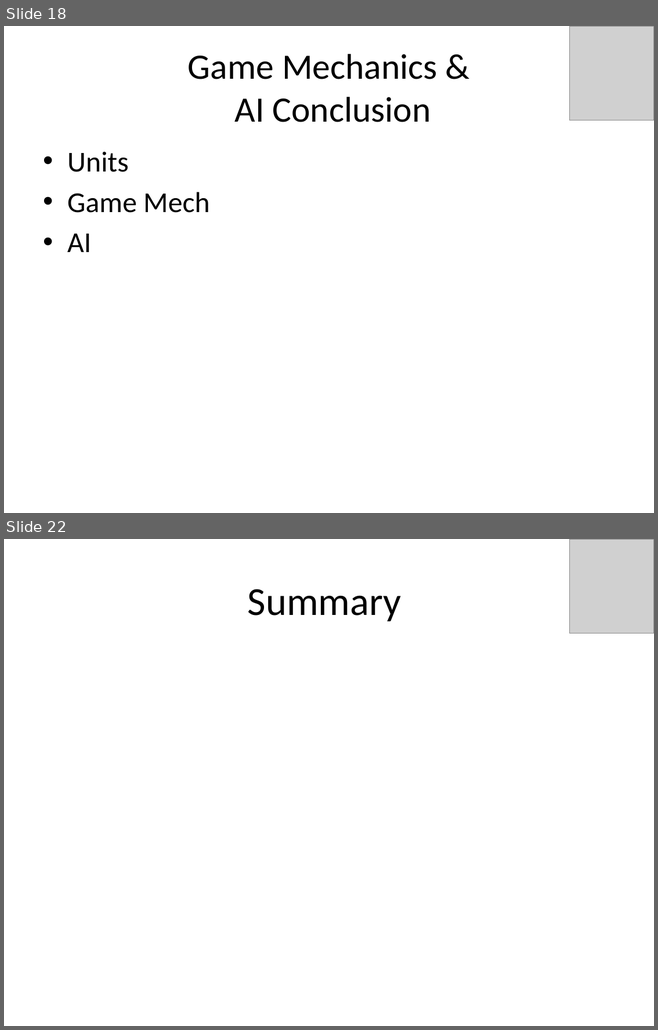
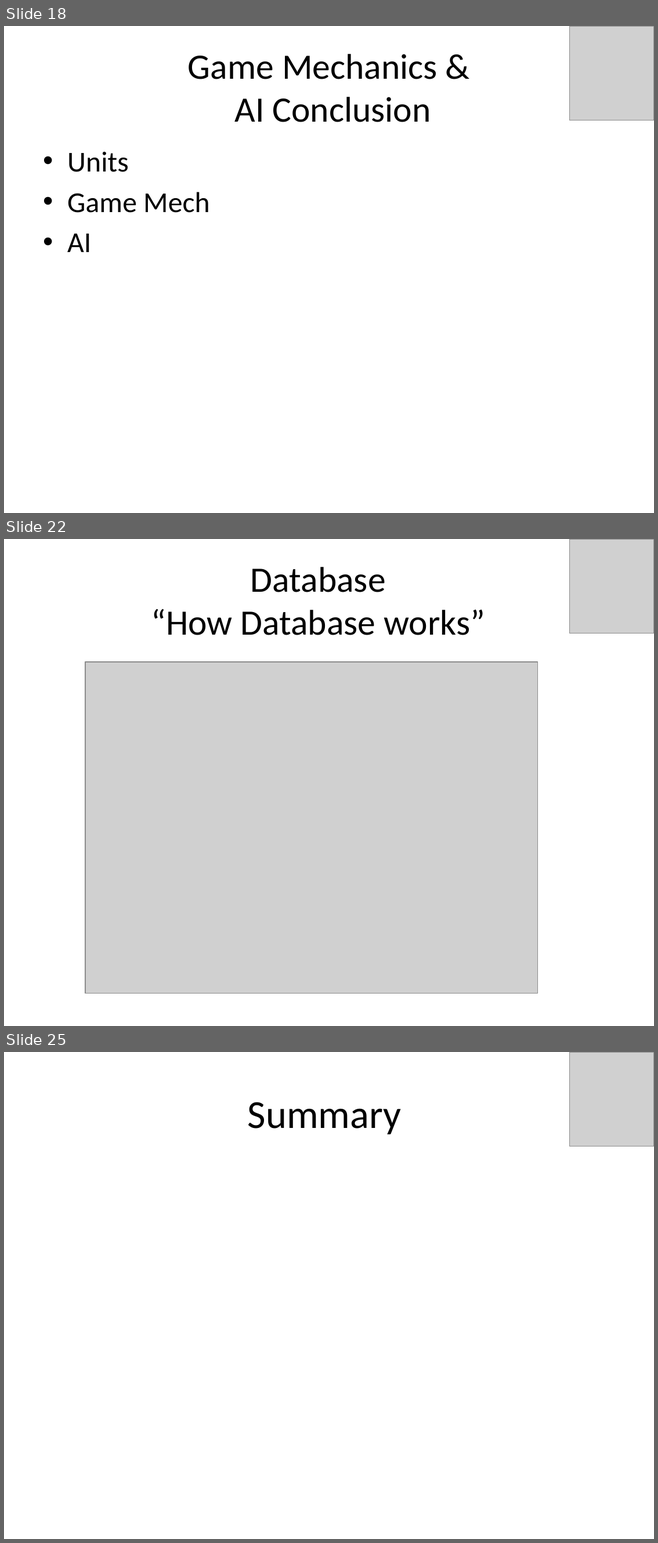
Before and after one commit to idxExtropy/duel-reality, a slide deck: Docs/DUEL REALITY .pptx. Shown one above the other, each under a label of ours: slides 18 and 22 before the commit, slides 18, 22 and 25 after it; the slides between them are not shown. The pictures are 658x1030 and 658x1543 pixels, drawn with LibreOffice and Linux fonts; fonts in the diff are those of the drawing; grey boxes stand for pictures. Boxes give left, top, right and bottom in pixels: in the first picture for what was removed or moved away, otherwise in the second. Text is boxed around its words. In the diff, an @@ line names an element or a change of style, - is before the commit and + after.

Commit message:
with database updating

```diff
--- a/Docs/DUEL REALITY .pptx
+++ b/Docs/DUEL REALITY .pptx
@@ slide 22 added at (4, 539, 654, 1026), background #FFFFFF @@
@@ picture added at (569, 539, 654, 633) @@
@@ title added at (151, 567, 485, 635), 39.6 pt, text #000000 @@
+Database
+“How Database works”
@@ picture added at (85, 662, 538, 994) @@
@@ what was slide 22 is now slide 25 @@
```
Also in this commit, not shown: 5 other slides added, 3 slides removed.
